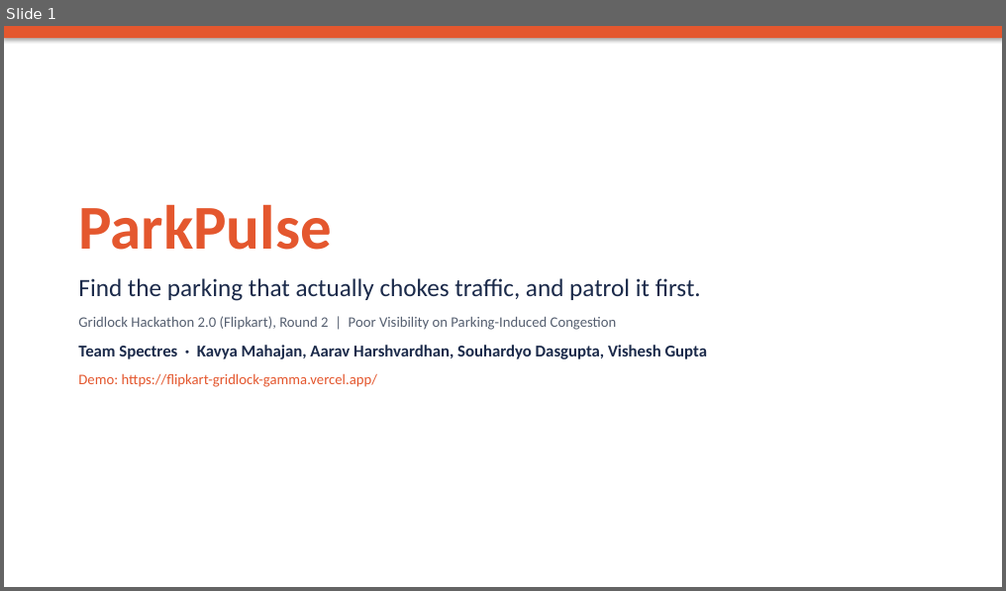
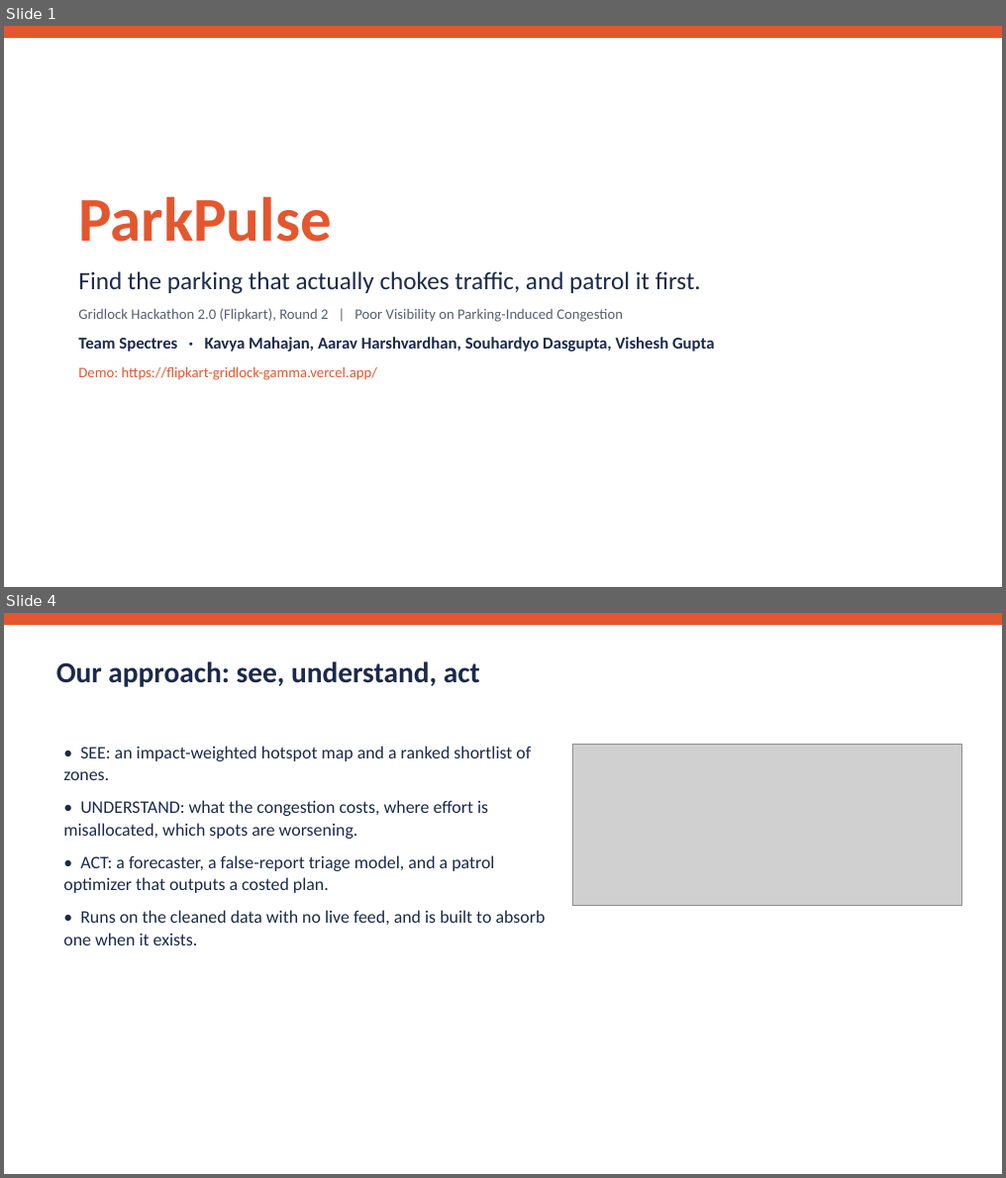
Before and after one commit to senku14x/Flipkart-Gridlock, a slide deck: submission/ParkPulse_Pitch_Deck.pptx. Shown one above the other, each under a label of ours: slide 1 before the commit, slides 1 and 4 after it; the slides between them are not shown. The pictures are 1006x591 and 1006x1178 pixels, drawn with LibreOffice and Linux fonts; fonts in the diff are those of the drawing; grey boxes stand for pictures. Boxes give left, top, right and bottom in pixels: in the first picture for what was removed or moved away, otherwise in the second. Text is boxed around its words. In the diff, an @@ line names an element or a change of style, - is before the commit and + after.

```diff
--- a/submission/ParkPulse_Pitch_Deck.pptx
+++ b/submission/ParkPulse_Pitch_Deck.pptx
@@ slide 4 added at box(4, 613, 1002, 1174), background #FFFFFF @@
@@ rectangle added at box(4, 613, 1002, 625), fill #E4572E @@
@@ text added at box(56, 662, 480, 687), 28 pt, text #1B2A4A, bold @@
+Our approach: see, understand, act
@@ text added at box(63, 746, 546, 946), 17 pt, text #1B2A4A @@
+• SEE: an impact-weighted hotspot map and a ranked shortlist of zones.
+• UNDERSTAND: what the congestion costs, where effort is misallocated, which spots are worsening.
+• ACT: a forecaster, a false-report triage model, and a patrol optimizer that outputs a costed plan.
+• Runs on the cleaned data with no live feed, and is built to absorb one when it exists.
@@ picture added at box(573, 744, 962, 906) @@
@@ slide 1 changed as well @@
@@ rectangle at box(4, 26, 1002, 38): shadow off @@
@@ text "ParkPulse" rewrapped from box(78, 204, 708, 387) to box(78, 196, 715, 380) @@
```
Also in this commit, not shown: 4 other slides changed, 10 other slides added, 8 slides removed, 1 other file.
